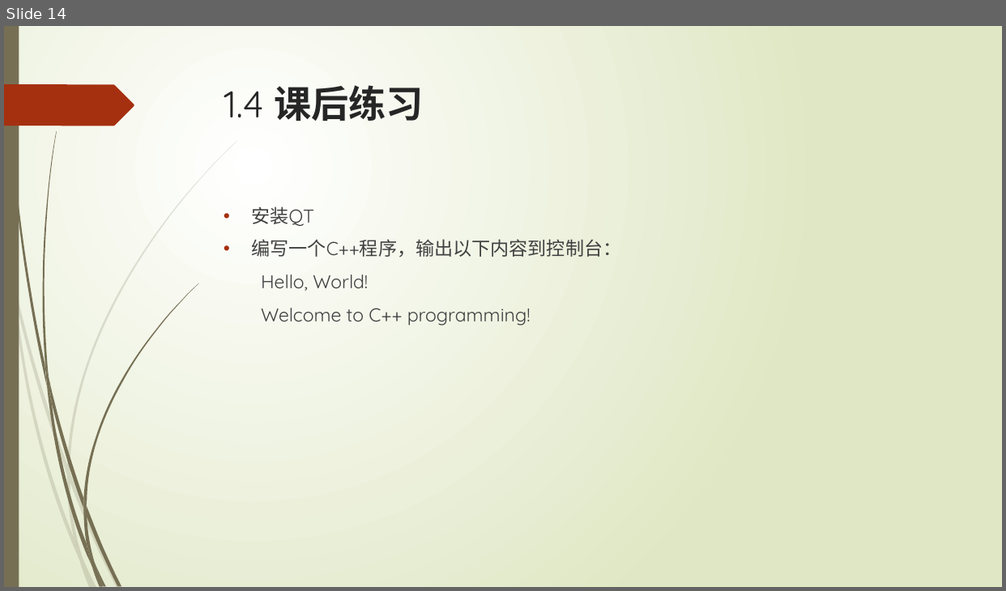
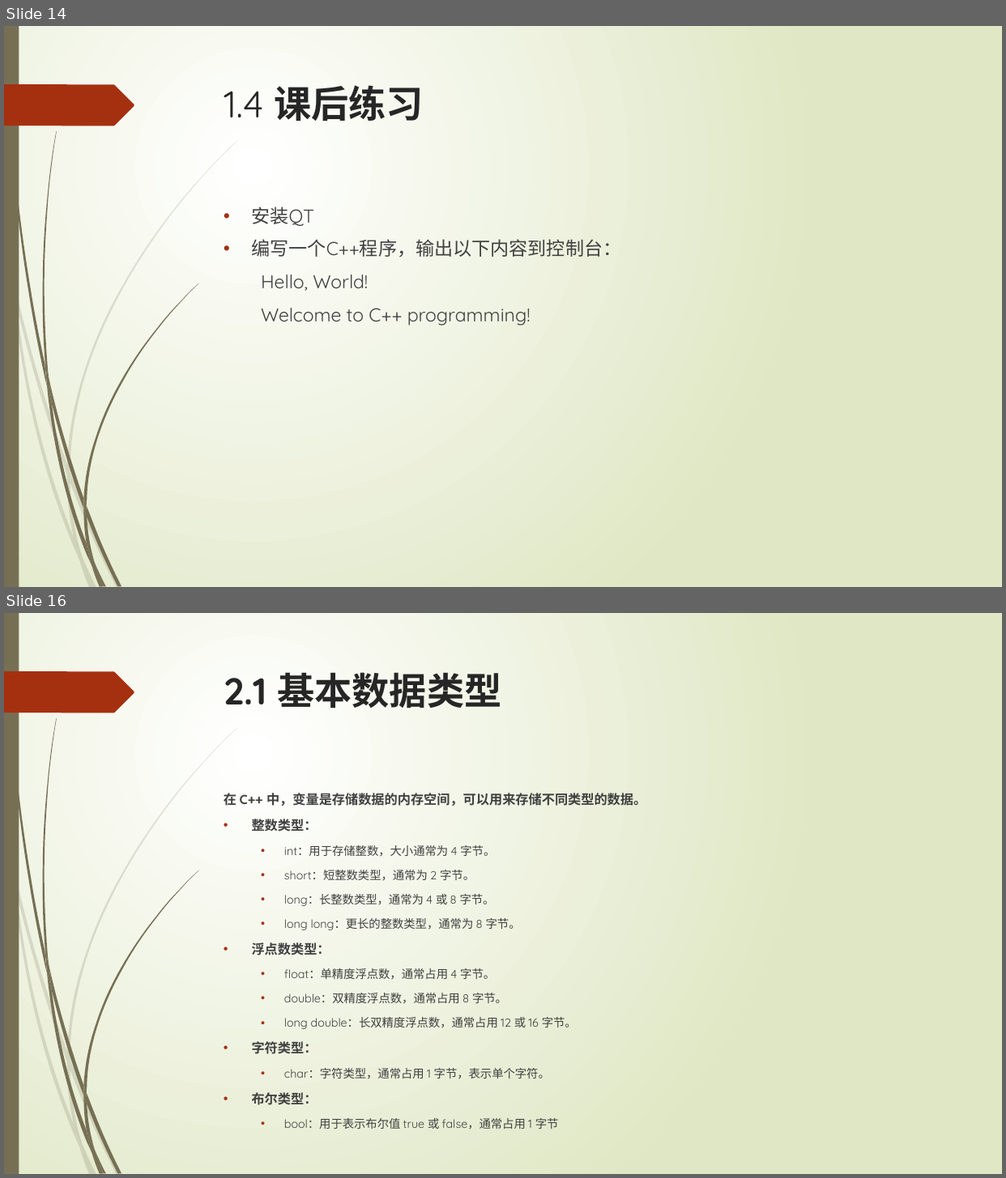
Before and after one commit to liuty2006/learn, a slide deck: learn_cpp/docs/C++语言培训.pptx. Shown one above the other, each under a label of ours: slide 14 before the commit, slides 14 and 16 after it; the slides between them are not shown. The pictures are 1006x591 and 1006x1178 pixels, drawn with LibreOffice and Linux fonts; fonts in the diff are those of the drawing. Boxes give left, top, right and bottom in pixels: in the first picture for what was removed or moved away, otherwise in the second. Text is boxed around its words. In the diff, an @@ line names an element or a change of style, - is before the commit and + after.

```diff
--- a/learn_cpp/docs/C++语言培训.pptx
+++ b/learn_cpp/docs/C++语言培训.pptx
@@ slide 16 added at <box>4,613,1002,1174</box>, background gradient #FFFFFF to #DFE8C4; not listed: 24 template elements that a slide beside it also shows @@
@@ title added at <box>224,672,501,708</box>, 36 pt, text #262626, bold @@
+2.1 基本数据类型
@@ text added at <box>224,793,646,1105</box>, 11.2 pt, text #404040 @@
+在 C++ 中，变量是存储数据的内存空间，可以用来存储不同类型的数据。
+• 整数类型：
+  • int：用于存储整数，大小通常为 4 字节。
+  • short：短整数类型，通常为 2 字节。
+  • long：长整数类型，通常为 4 或 8 字节。
+  • long long：更长的整数类型，通常为 8 字节。
+• 浮点数类型：
+  • float：单精度浮点数，通常占用 4 字节。
+  • double：双精度浮点数，通常占用 8 字节。
+  • long double：长双精度浮点数，通常占用 12 或 16 字节。
+• 字符类型：
+  • char：字符类型，通常占用 1 字节，表示单个字符。
+• 布尔类型：
+  • bool：用于表示布尔值 true 或 false，通常占用 1 字节
```
Also in this commit, not shown: 9 slides changed, 22 other slides added, 16 other files.
